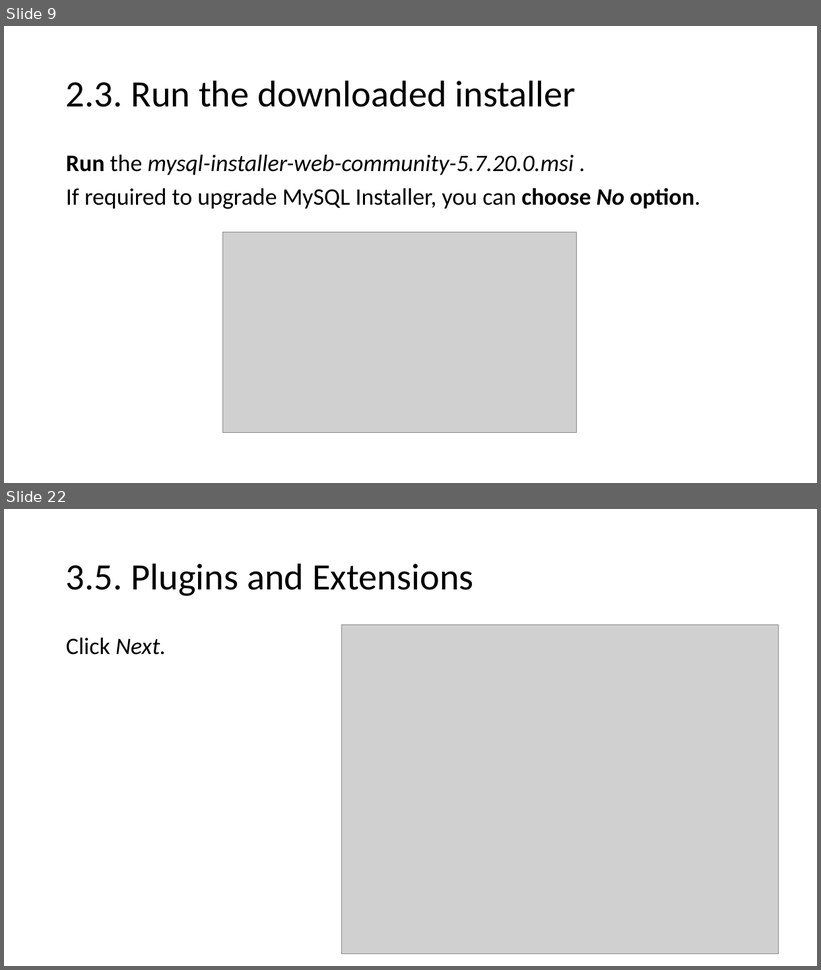
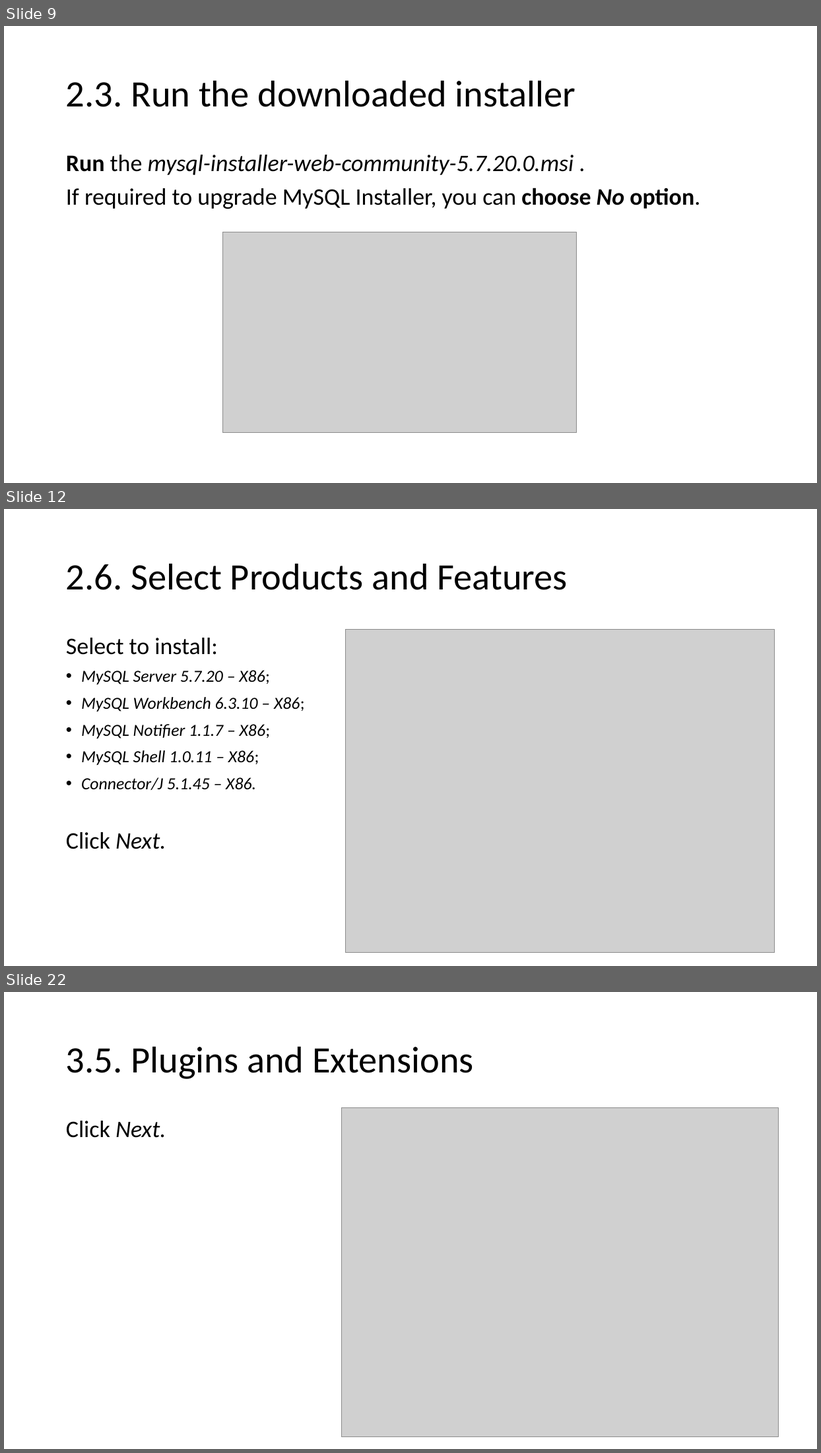
Before and after one commit to aolins/pbc, a slide deck: javadb/resources/Installing MySQL .pptx. Shown one above the other, each under a label of ours: slides 9 and 22 before the commit, slides 9, 12 and 22 after it; the slides between them are not shown. The pictures are 821x970 and 821x1453 pixels, drawn with LibreOffice and Linux fonts; fonts in the diff are those of the drawing; grey boxes stand for pictures. Boxes give left, top, right and bottom in pixels: in the first picture for what was removed or moved away, otherwise in the second. Text is boxed around its words. In the diff, an @@ line names an element or a change of style, - is before the commit and + after.

Commit message:
Updated the MySQL Installation instruction.

```diff
--- a/javadb/resources/Installing MySQL .pptx
+++ b/javadb/resources/Installing MySQL .pptx
@@ slide 12 added at [4,509,817,966], background #FFFFFF @@
@@ title added at [66,563,568,590], 44 pt, text #000000 @@
+2.6. Select Products and Features
@@ text added at [66,638,305,850], 20 pt, text #000000, italic @@
+Select to install:
+• MySQL Server 5.7.20 – X86;
+• MySQL Workbench 6.3.10 – X86;
+• MySQL Notifier 1.1.7 – X86;
+• MySQL Shell 1.0.11 – X86;
+• Connector/J 5.1.45 – X86.
+Click Next.
@@ picture added at [346,630,775,953] @@
```
Also in this commit, not shown: 13 slides changed, 2 slides removed.
